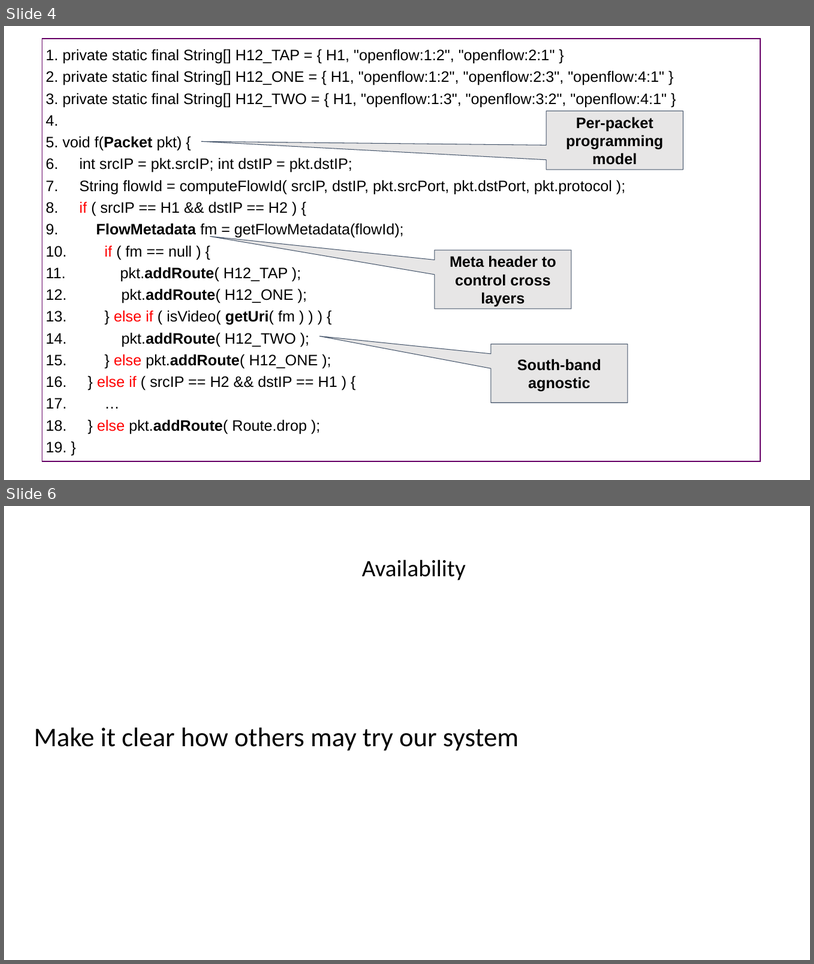
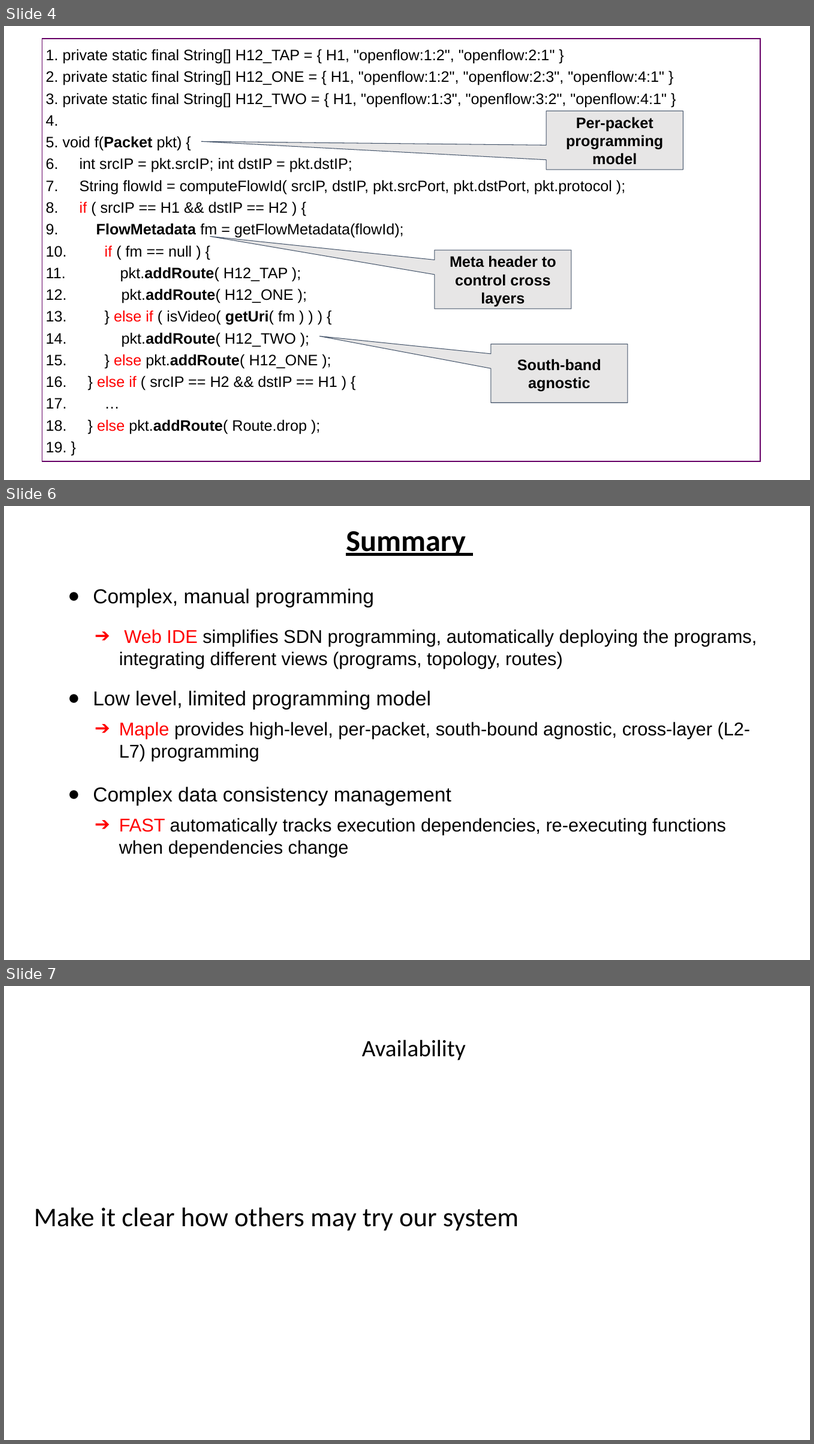
Before and after one commit to snlab/sc16, a slide deck: slides/ssdn-present-v2.pptx. Shown one above the other, each under a label of ours: slides 4 and 6 before the commit, slides 4, 6 and 7 after it; the slides between them are not shown. The pictures are 814x964 and 814x1444 pixels, drawn with LibreOffice and Linux fonts; fonts in the diff are those of the drawing. Boxes give left, top, right and bottom in pixels: in the first picture for what was removed or moved away, otherwise in the second. Text is boxed around its words. In the diff, an @@ line names an element or a change of style, - is before the commit and + after.

Commit message:
add summary

```diff
--- a/slides/ssdn-present-v2.pptx
+++ b/slides/ssdn-present-v2.pptx
@@ slide 6 added at bbox=[4, 506, 810, 960], background #FFFFFF @@
@@ title added at bbox=[346, 531, 466, 556], 36 pt, text #000000, bold, underline @@
+Summary
@@ text added at bbox=[93, 588, 374, 607], 24 pt, text #000000 @@
+● Complex, manual programming
@@ text added at bbox=[119, 629, 757, 668], 22 pt, text #000000 @@
+➔ Web IDE simplifies SDN programming, automatically deploying the programs, integrating different views (programs, topology, routes)
@@ text added at bbox=[93, 690, 431, 709], 24 pt, text #000000 @@
+● Low level, limited programming model
@@ text added at bbox=[119, 721, 751, 760], 22 pt, text #000000 @@
+➔ Maple provides high-level, per-packet, south-bound agnostic, cross-layer (L2-L7) programming
@@ text added at bbox=[93, 786, 452, 805], 24 pt, text #000000 @@
+● Complex data consistency management
@@ text added at bbox=[119, 817, 726, 856], 22 pt, text #000000 @@
+➔ FAST automatically tracks execution dependencies, re-executing functions when dependencies change
@@ what was slide 6 is now slide 7 @@
```
Also in this commit, not shown: 1 slide changed.
